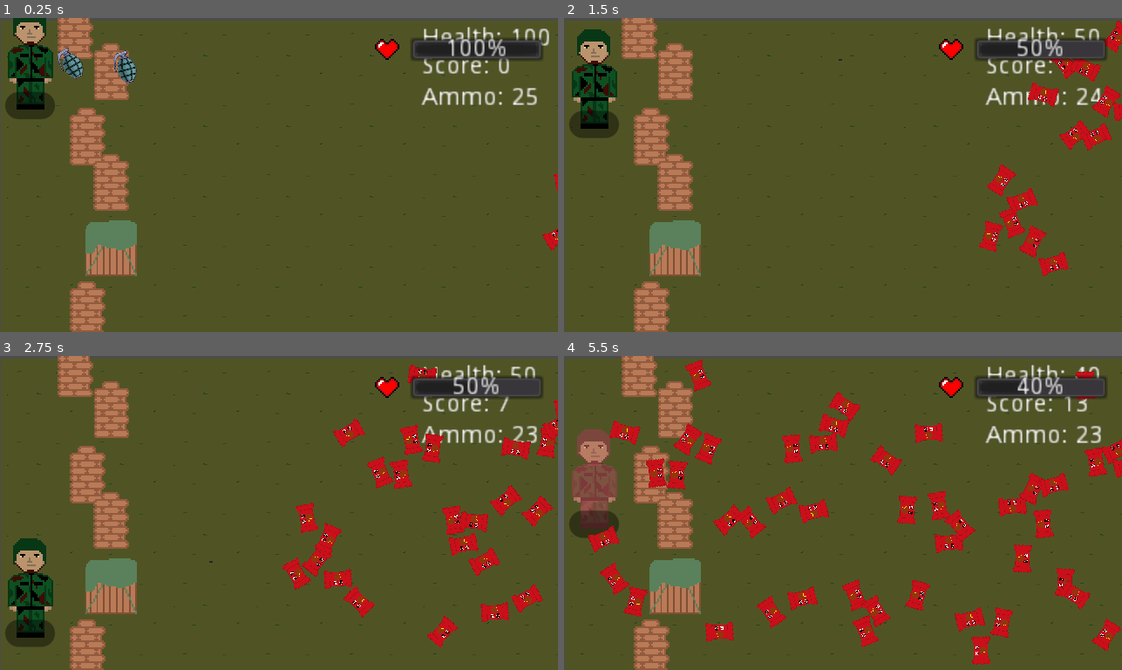
Above: before the commit, frames 1-4 (two rows, left to right).
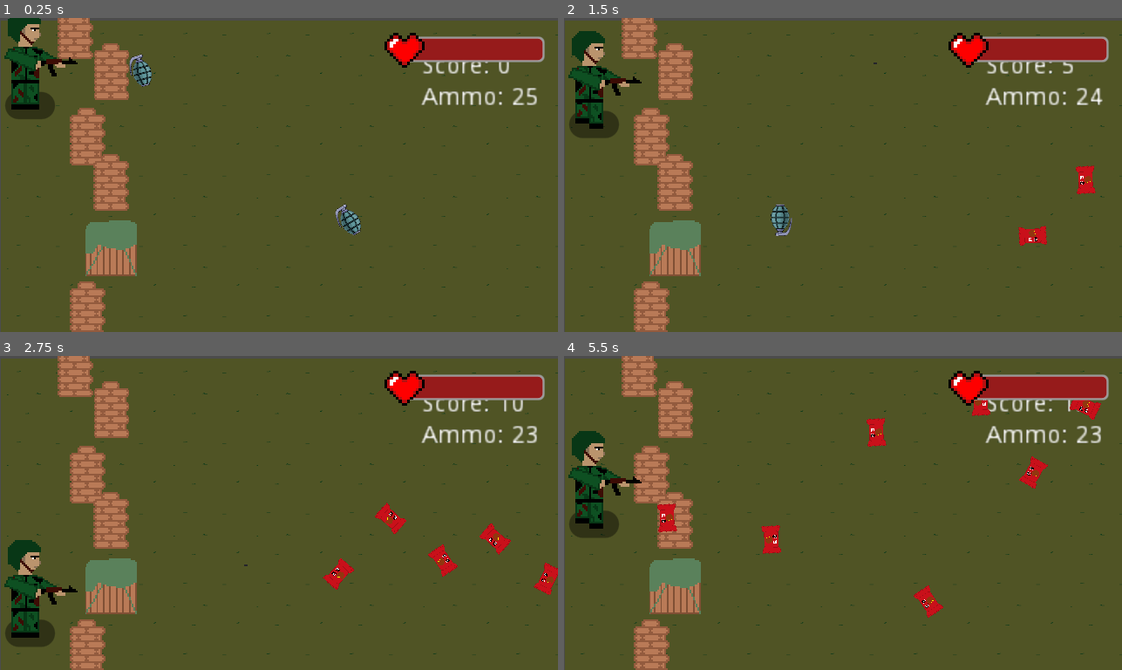
Above: after the commit, the same moments.

Repository: ethantindall/ChocoPie
Game: Godot game, scene res://Scenes/MainScene.tscn
Same seed, same stepped clock (60 frames per second), same inputs: the game is played once before the commit and once after it.
Inputs:
- Up to frame 1 (0.25 s): no input
- Up to frame 2 (1.5 s): hold Right (ui_right) 0.53-1.28 s; hold Down (ui_down) from 1.28 s (still down)
- Up to frame 3 (2.75 s): release Down (ui_down) at 2.03 s; hold Right (ui_right) from 2.03 s (still down)
- Up to frame 4 (5.5 s): release Right (ui_right) at 2.78 s; hold Up (ui_up) 2.78-3.53 s; hold Left (ui_left) 3.53-5.03 s; hold Down (ui_down) from 5.03 s (still down)

The runs differ from the first frame. In frame 1, 5.3% of the frame differs, in the area x 0-100%, y 0-75%; in frame 2, 7.7%; in frame 3, 11%; in frame 4, 16%, in the area x 0-100%, y 1-99%.

Commit message:
Movement animation
Added gun and walking animations. Walking animation overrides gun when moving though. need to correct.

Diff:
--- a/Scenes/MainScene.gd
+++ b/Scenes/MainScene.gd
@@ -5,7 +5,7 @@
 # Declare member variables here. Examples:
 # var a = 2
 # var b = "text"
-var flyingPies = []
+
 
 # Called when the node enters the scene tree for the first time.
 func _ready():
@@ -14,13 +14,13 @@
 
 # Called every frame. 'delta' is the elapsed time since the previous frame.
 func _process(delta):
-	$HealthLabel.text = "Health: " + str(Global.health)
 	$ScoreLabel.text = "Score: " + str(Global.score)
 	$AmmoLabel.text = "Ammo: " + str(Global.ammo)
 	if Global.health <= 0:
 		var new_pause_state = not get_tree().paused
 		get_tree().paused = new_pause_state
 		get_node("GameOver/EndGameMenu").visible = true
+		get_node("Stats/CanvasLayer/HealthBar").value = 0
 
 
 func _on_Timer_timeout():
--- a/Scenes/MainScene.tscn
+++ b/Scenes/MainScene.tscn
@@ -55,22 +55,16 @@
 position = Vector2( 22.2838, 211.552 )
 shape = SubResource( 2 )
 
-[node name="Timer" type="Timer" parent="."]
-wait_time = 0.1
+[node name="BoostTimer" type="Timer" parent="."]
+
+[node name="QuestionTimer" type="Timer" parent="."]
+
+[node name="PieTimer" type="Timer" parent="."]
+wait_time = 0.5
 autostart = true
 
 [node name="Player" parent="." instance=ExtResource( 5 )]
 position = Vector2( 17.2534, 23.7024 )
-
-[node name="HealthLabel" type="Label" parent="."]
-margin_left = 242.0
-margin_top = 5.0
-margin_right = 331.0
-margin_bottom = 24.0
-text = "HEALTH:"
-__meta__ = {
-"_edit_use_anchors_": false
-}
 
 [node name="ScoreLabel" type="Label" parent="."]
 margin_left = 242.0
@@ -102,7 +96,7 @@
 }
 
 [node name="Grenade2" parent="." instance=ExtResource( 6 )]
-position = Vector2( 86.6162, 28.1737 )
+position = Vector2( 95.5456, 30.2284 )
 
 [node name="Stats" parent="." instance=ExtResource( 8 )]
 margin_left = 4.29736
@@ -113,6 +107,6 @@
 [node name="GameOver" parent="." instance=ExtResource( 7 )]
 
 [node name="Grenade" parent="." instance=ExtResource( 6 )]
-position = Vector2( 55.3376, 26.2951 )
+position = Vector2( 214.68, 115.999 )
 
-[connection signal="timeout" from="Timer" to="." method="_on_Timer_timeout"]
+[connection signal="timeout" from="PieTimer" to="." method="_on_Timer_timeout"]
--- a/Scenes/Player.gd
+++ b/Scenes/Player.gd
@@ -23,10 +23,12 @@
 		#animationTree.set("parameters/Idle/blend_position", input_vector)
 		#animationTree.set("parameters/Move/blend_position", input_vector)
 		#animationState.travel("Move")
+		$AnimationPlayer.play("Walk")
 		velocity = velocity.move_toward(input_vector * MAX_SPEED, ACCELERATION * delta)
 
 	else:
 		#animationState.travel("Idle")
+		#$AnimationPlayer.play("Idle")
 		velocity = velocity.move_toward(Vector2.ZERO, FRICTION * delta)
 
 	velocity = move_and_slide(velocity)
@@ -37,14 +39,13 @@
 			var bullet =  BULLET.instance()
 			bullet.transform = transform
 			get_node("/root/MainScene").add_child(bullet)
-			connect_to_bullet(BULLET)         #Here I conect the new Bullet
+			bullet.set_position(Vector2(self.position[0]+20, self.position[1]+2))
 
+			$AnimationPlayer.play("Fire")
 			$GunSound.play()
 
 
 
-func connect_to_bullet(BULLET):     #Here is the function as you sad
-		  BULLET.connect("Hit",self,"on_BULLET_Hit")
 
 func _on_BULLET_Hit():         #And here is the conection from the Bullet.
 		  print("Hello")
--- a/Scenes/Player.tscn
+++ b/Scenes/Player.tscn
@@ -17,7 +17,38 @@
 height = 47.2319
 
 [sub_resource type="Animation" id=3]
-resource_name = "Injury"
+resource_name = "Fire"
+length = 0.2
+tracks/0/type = "value"
+tracks/0/path = NodePath("Sprite:frame")
+tracks/0/interp = 1
+tracks/0/loop_wrap = true
+tracks/0/imported = false
+tracks/0/enabled = true
+tracks/0/keys = {
+"times": PoolRealArray( 0, 0.1 ),
+"transitions": PoolRealArray( 1, 1 ),
+"update": 1,
+"values": [ 5, 12 ]
+}
+
+[sub_resource type="Animation" id=7]
+resource_name = "Idle"
+length = 0.1
+tracks/0/type = "value"
+tracks/0/path = NodePath("Sprite:frame")
+tracks/0/interp = 1
+tracks/0/loop_wrap = true
+tracks/0/imported = false
+tracks/0/enabled = true
+tracks/0/keys = {
+"times": PoolRealArray( 0 ),
+"transitions": PoolRealArray( 1 ),
+"update": 1,
+"values": [ 12 ]
+}
+
+[sub_resource type="Animation" id=4]
 length = 0.6
 tracks/0/type = "value"
 tracks/0/path = NodePath("Sprite:frame")
@@ -32,22 +63,30 @@
 "values": [ 9, 5 ]
 }
 
-[sub_resource type="Animation" id=4]
-resource_name = "MoveDown"
+[sub_resource type="Animation" id=5]
 
-[sub_resource type="Animation" id=5]
-resource_name = "MoveUp"
+[sub_resource type="Animation" id=6]
+
+[sub_resource type="Animation" id=8]
+resource_name = "Walk"
+length = 0.3
+tracks/0/type = "value"
+tracks/0/path = NodePath("Sprite:frame")
+tracks/0/interp = 1
+tracks/0/loop_wrap = true
+tracks/0/imported = false
+tracks/0/enabled = true
+tracks/0/keys = {
+"times": PoolRealArray( 0, 0.1, 0.2 ),
+"transitions": PoolRealArray( 1, 1, 1 ),
+"update": 1,
+"values": [ 13, 14, 12 ]
+}
 
 [node name="Player" type="KinematicBody2D"]
 script = ExtResource( 2 )
 
-[node name="Sprite" type="Sprite" parent="."]
-texture = ExtResource( 1 )
-hframes = 4
-vframes = 4
-frame = 5
-
-[node name="Panel" type="Panel" parent="Sprite"]
+[node name="Panel" type="Panel" parent="."]
 margin_left = -13.5442
 margin_top = 18.8988
 margin_right = 14.4558
@@ -57,14 +96,23 @@
 "_edit_use_anchors_": false
 }
 
+[node name="Sprite" type="Sprite" parent="."]
+texture = ExtResource( 1 )
+hframes = 4
+vframes = 4
+frame = 12
+
 [node name="CollisionShape2D" type="CollisionShape2D" parent="."]
 position = Vector2( -9.94193, 4.24749 )
 shape = SubResource( 2 )
 
 [node name="AnimationPlayer" type="AnimationPlayer" parent="."]
-anims/Injury = SubResource( 3 )
-anims/MoveDown = SubResource( 4 )
-anims/MoveUp = SubResource( 5 )
+anims/Fire = SubResource( 3 )
+anims/Idle = SubResource( 7 )
+anims/Injury = SubResource( 4 )
+anims/MoveDown = SubResource( 5 )
+anims/MoveUp = SubResource( 6 )
+anims/Walk = SubResource( 8 )
 
 [node name="InjurySound" type="AudioStreamPlayer2D" parent="."]
 stream = ExtResource( 3 )
@@ -72,7 +120,7 @@
 [node name="AnimationTree" type="AnimationTree" parent="."]
 
 [node name="CollisionPolygon2D" type="CollisionPolygon2D" parent="."]
-polygon = PoolVector2Array( -16.7955, 34.3165, -2.98657, 34.7619, -3.87747, -25.8192, -43, -27.5, -49.4865, -298.134, -67.1642, -299.548, -56.5002, 339.676, -36.7012, 337.555, -41.5, 34, -26.3727, 34.5392 )
+polygon = PoolVector2Array( -16.7955, 34.3165, -2.98657, 34.7619, -3.87747, -25.8192, -33.3428, -28.0221, -33.7396, -298.277, -67.1642, -299.548, -56.5002, 339.676, -23.4215, 339.064, -29.8631, 33.8206, -26.3727, 34.5392 )
 
 [node name="GunSound" type="AudioStreamPlayer" parent="."]
 stream = ExtResource( 4 )
--- a/Scenes/Stats.gd
+++ b/Scenes/Stats.gd
@@ -8,12 +8,13 @@
 
 # Called when the node enters the scene tree for the first time.
 func _ready():
-	pass # Replace with function body.
+	pass
 
 
 # Called every frame. 'delta' is the elapsed time since the previous frame.
 func _process(delta):
 	if get_node("CanvasLayer/HealthBar").value > Global.health:
-		get_node("CanvasLayer/AnimationPlayer").play("TakeDamage")
-
+		get_node("CanvasLayer/HealthBar/AnimationPlayer").play("TakeDamage")
+	if $CanvasLayer/HealthBar.value <=30 :
+		$CanvasLayer/HealthBar/AnimationPlayer.play("TakeDamage")
 	get_node("CanvasLayer/HealthBar").value = Global.health
--- a/Scenes/Stats.tscn
+++ b/Scenes/Stats.tscn
@@ -1,14 +1,29 @@
-[gd_scene load_steps=5 format=2]
+[gd_scene load_steps=7 format=2]
 
 [ext_resource path="res://Scenes/Stats.gd" type="Script" id=1]
 [ext_resource path="res://images/heartSprite.png" type="Texture" id=2]
 [ext_resource path="res://Sounds/oof.mp3" type="AudioStream" id=3]
 
-[sub_resource type="Animation" id=1]
+[sub_resource type="StyleBoxFlat" id=1]
+bg_color = Color( 0.588235, 0.105882, 0.105882, 1 )
+border_width_top = 1
+border_width_right = 1
+border_width_bottom = 1
+border_color = Color( 0.8, 0.8, 0.8, 0 )
+corner_radius_top_right = 3
+corner_radius_bottom_right = 3
+corner_detail = 5
+
+[sub_resource type="StyleBoxFlat" id=2]
+corner_radius_top_right = 3
+corner_radius_bottom_right = 3
+corner_detail = 5
+
+[sub_resource type="Animation" id=3]
 resource_name = "TakeDamage"
-length = 0.6
+length = 0.3
 tracks/0/type = "value"
-tracks/0/path = NodePath("CanvasLayer/Sprite:frame")
+tracks/0/path = NodePath("Sprite:frame")
 tracks/0/interp = 1
 tracks/0/loop_wrap = true
 tracks/0/imported = false
@@ -31,22 +46,33 @@
 [node name="CanvasLayer" type="CanvasLayer" parent="."]
 layer = 4
 
+[node name="ScoreControl" type="Control" parent="CanvasLayer"]
+margin_right = 40.0
+margin_bottom = 40.0
+__meta__ = {
+"_edit_use_anchors_": false
+}
+
 [node name="HealthBar" type="ProgressBar" parent="CanvasLayer"]
 margin_left = 235.025
 margin_top = 11.0905
 margin_right = 312.025
 margin_bottom = 25.0905
+custom_styles/fg = SubResource( 1 )
+custom_styles/bg = SubResource( 2 )
+percent_visible = false
 __meta__ = {
 "_edit_use_anchors_": false
 }
 
-[node name="Sprite" type="Sprite" parent="CanvasLayer"]
-position = Vector2( 220.867, 18.1696 )
+[node name="AudioPlayer" type="AudioStreamPlayer" parent="CanvasLayer/HealthBar"]
+stream = ExtResource( 3 )
+
+[node name="AnimationPlayer" type="AnimationPlayer" parent="CanvasLayer/HealthBar"]
+anims/TakeDamage = SubResource( 3 )
+
+[node name="Sprite" type="Sprite" parent="CanvasLayer/HealthBar"]
+position = Vector2( -4.7431, 7.49621 )
+scale = Vector2( 1.65178, 1.65178 )
 texture = ExtResource( 2 )
 vframes = 2
-
-[node name="AnimationPlayer" type="AnimationPlayer" parent="CanvasLayer"]
-anims/TakeDamage = SubResource( 1 )
-
-[node name="AudioPlayer" type="AudioStreamPlayer" parent="CanvasLayer"]
-stream = ExtResource( 3 )
Not shown: 1 places in Scenes/Player.tscn that only renumber resources
Binary file changed: images/soldier.png
